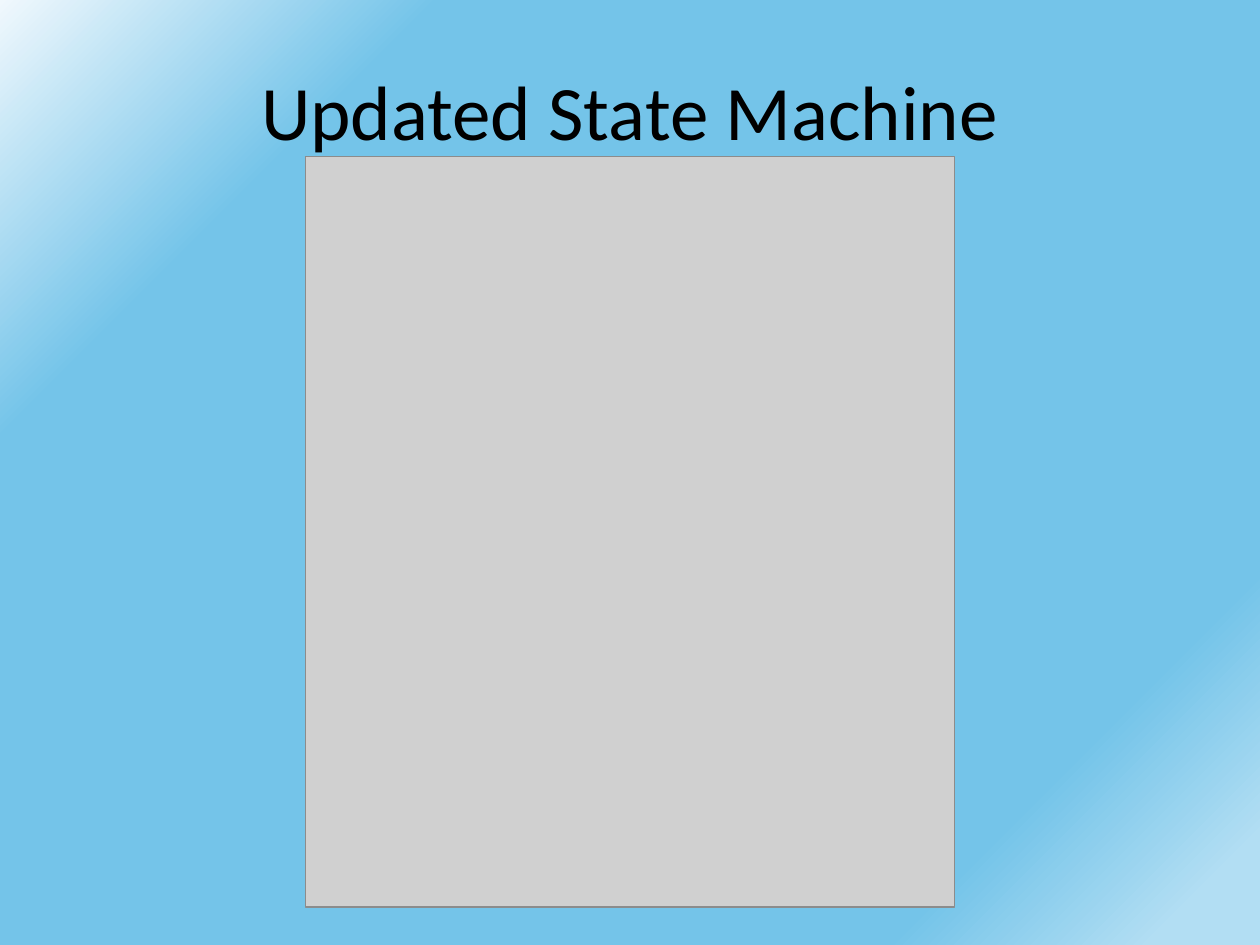
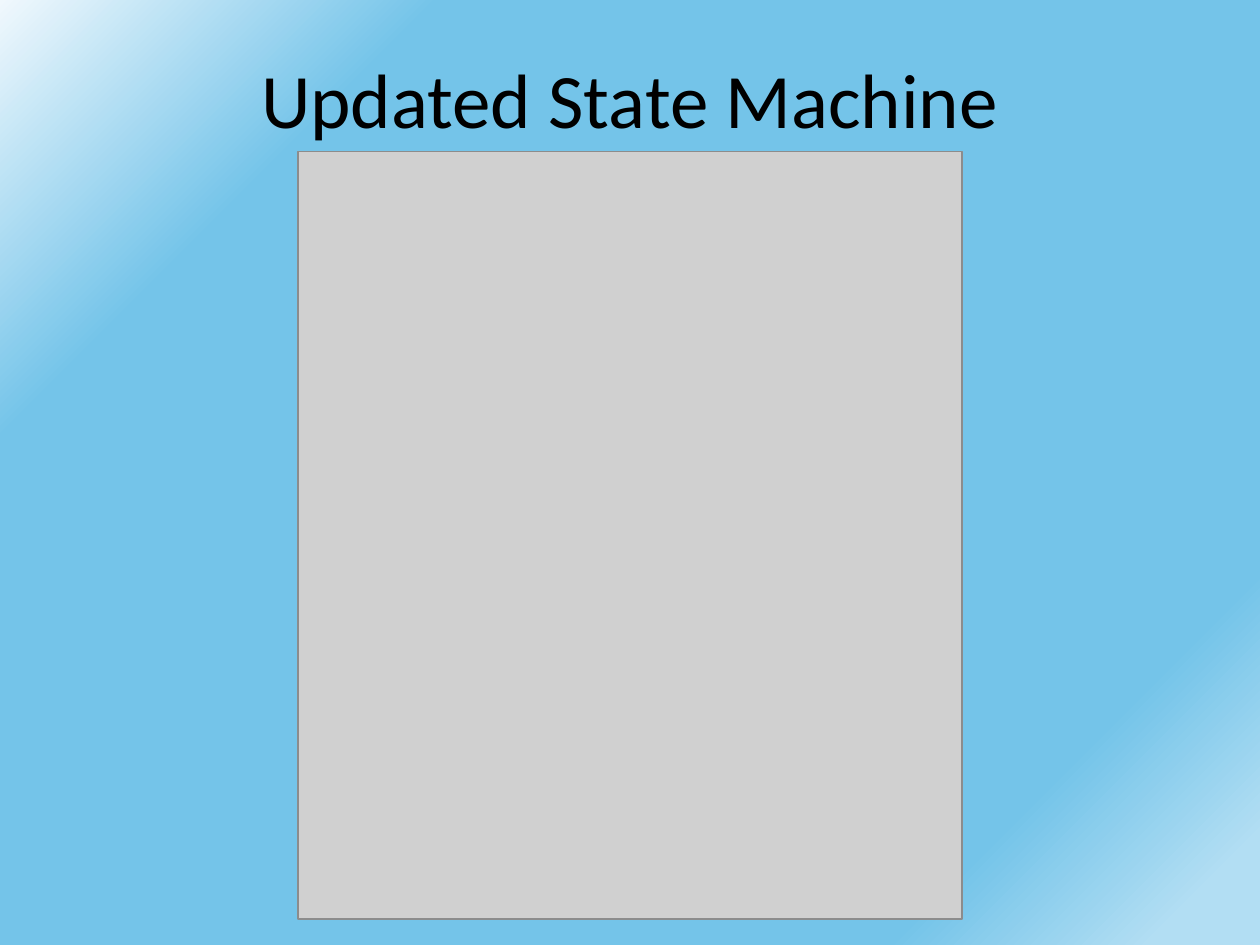
Before and after one commit to DariaShushkova/Autonomous_vehicle_prototype, a slide deck: slide 7 of Presentation.pptx. Drawn at 1260x945 pixels with LibreOffice and Linux fonts; fonts in the diff are those of the drawing; grey boxes stand for pictures. Boxes give left, top, right and bottom in pixels: in the first picture for what was removed or moved away, otherwise in the second. Text is boxed around its words. In the diff, an @@ line names an element or a change of style, - is before the commit and + after.

Commit message:
final updates in the codeand StateMachineDiagram, some corrections in presentatiom

```diff
--- a/Presentation.pptx
+++ b/Presentation.pptx
@@ title "Updated State Machine" rewrapped from (261,86,998,158) to (261,74,998,141) @@
@@ picture: place and size @@
-picture at (305,156,954,907)
+picture at (297,151,961,919)
```
Also in this commit, not shown: 2 other slides changed, 6 other files.
